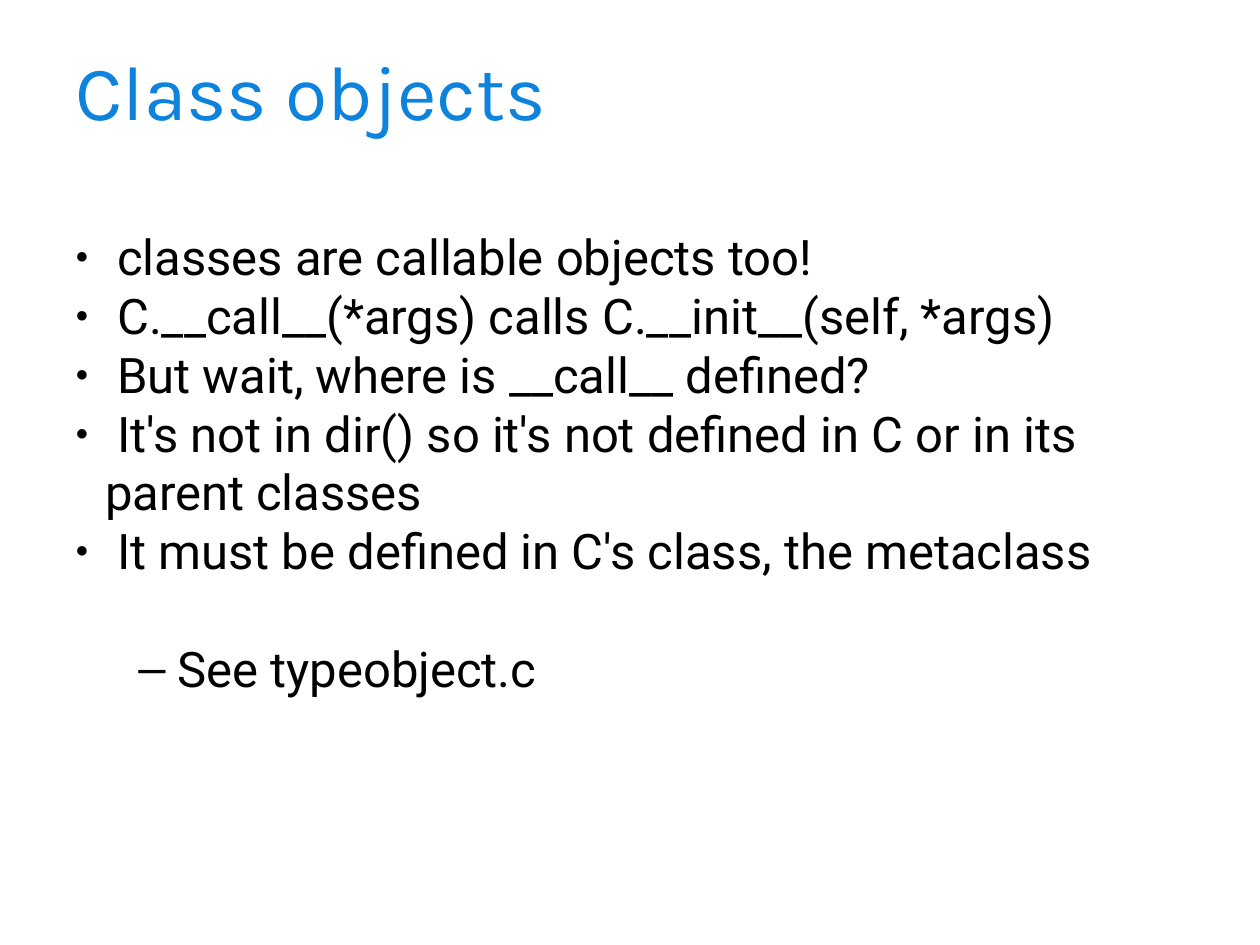
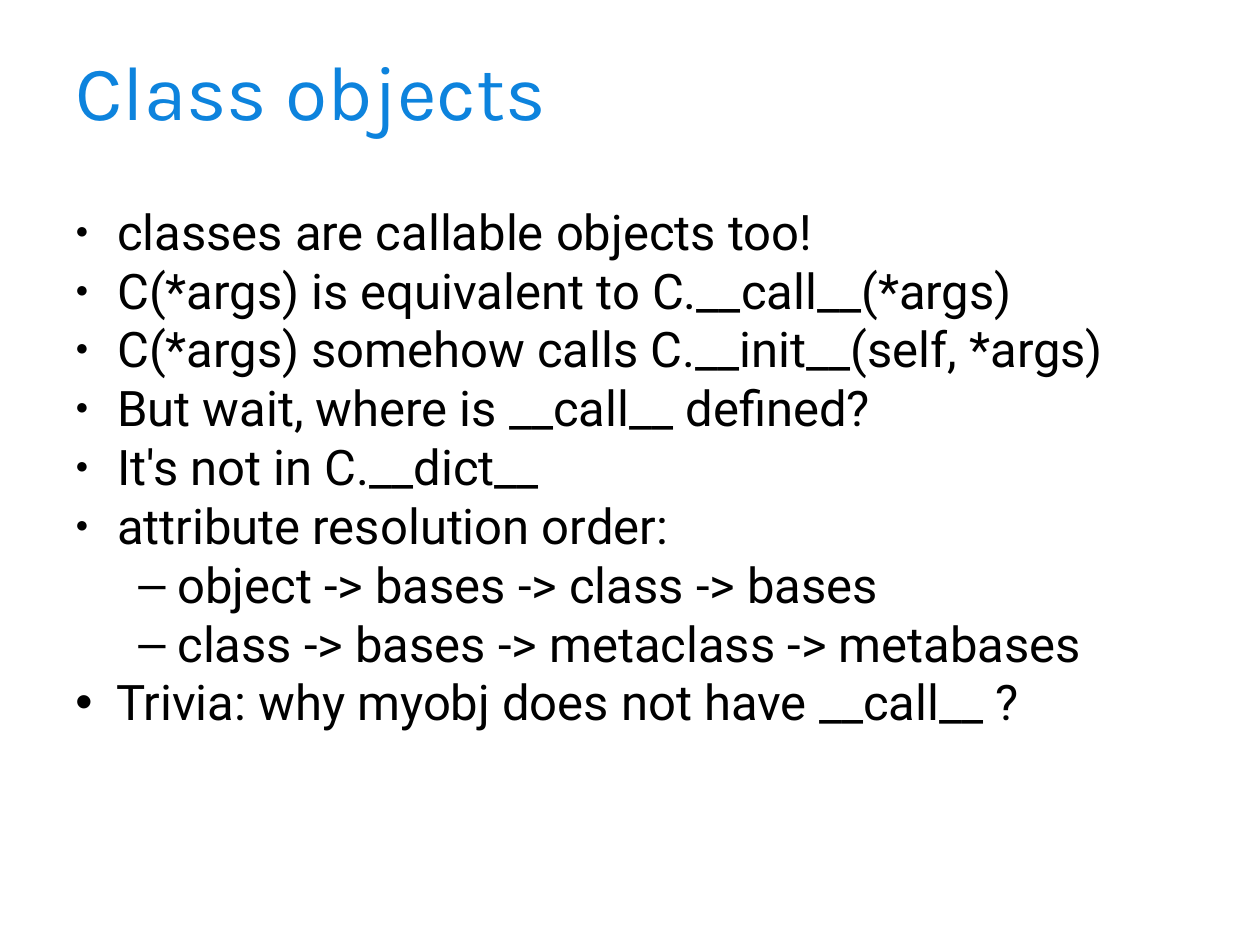
Before and after one commit to djoume/django-toronto, a slide deck: slide 6 of Metaclass - Introduction.ppt. Drawn at 1260x945 pixels with LibreOffice and Linux fonts; fonts in the diff are those of the drawing; background and template pictures are left out. Boxes give left, top, right and bottom in pixels: in the first picture for what was removed or moved away, otherwise in the second. Text is boxed around its words. In the diff, an @@ line names an element or a change of style, - is before the commit and + after.

Commit message:
update metaclass slides

```diff
--- a/Metaclass - Introduction.ppt
+++ b/Metaclass - Introduction.ppt
@@ text "classes are callable objects too!": place and size @@
-text "classes are callable objects too!" at (105,238,1091,698)
+text "classes are callable objects too!" at (116,213,1103,731)
@@ text at (117,270,1103,378): text changed @@
-● C.__call__(*args) calls C.__init__(self, *args)
+● C(*args) is equivalent to C.__call__(*args)
+● C(*args) somehow calls C.__init__(self, *args)
@@ text at (116,448,1081,731): text changed @@
-● It's not in dir() so it's not defined in C or in its parent classes
-● It must be defined in C's class, the metaclass
-  – See typeobject.c
+● It's not in C.__dict__
+● attribute resolution order:
+  – object -> bases -> class -> bases
+  – class -> bases -> metaclass -> metabases
+• Trivia: why myobj does not have __call__ ?
```
Also in this commit, not shown: 4 other slides changed, 1 other file.
